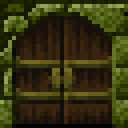
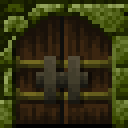
Layers edited between the first and the second 128x128 image:
painted on "Layer 8" over [44, 56, 80, 104]
painted on "Layer 9" over [36, 72, 88, 88]
added layer "Layer 10" (39%) in group "Lock" over [36, 56, 92, 108]
